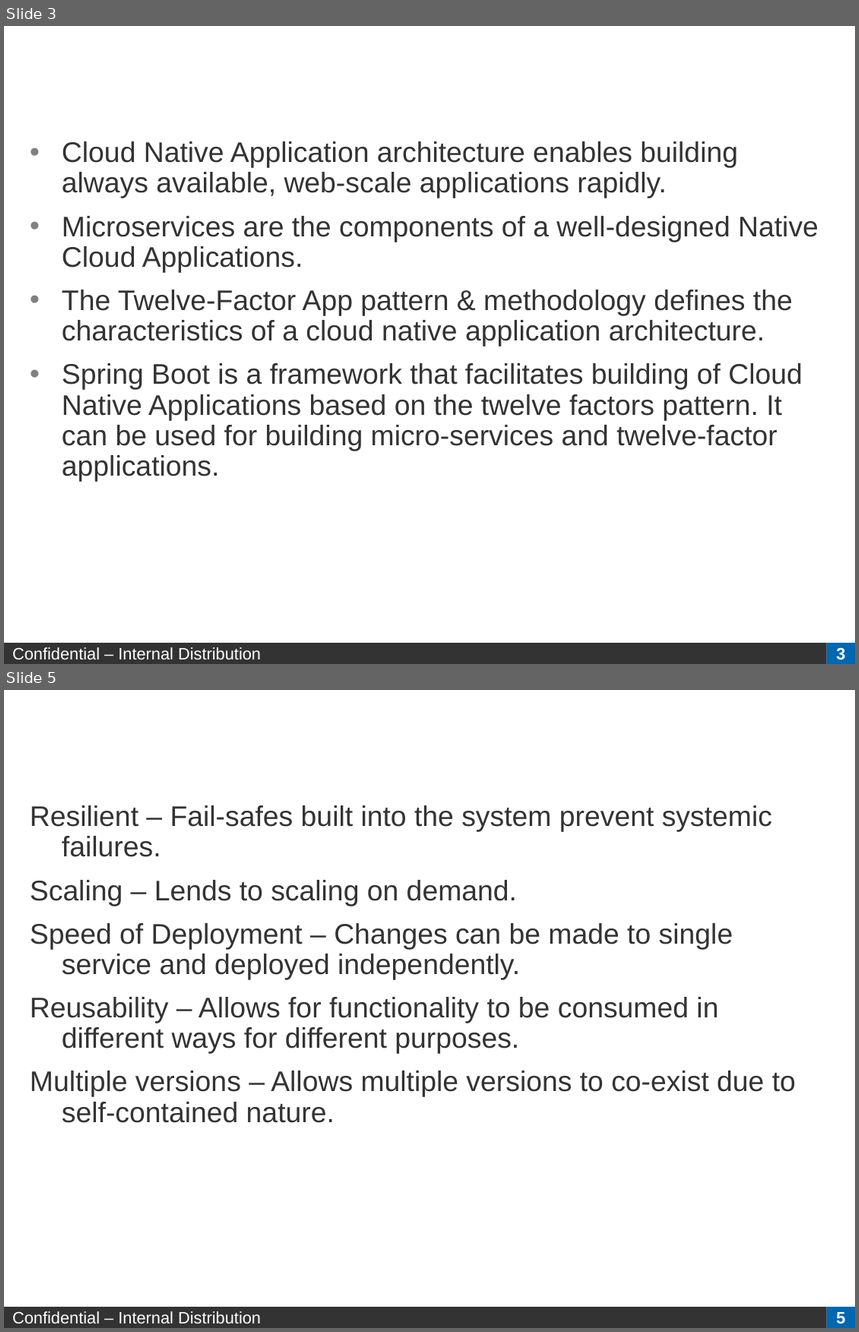
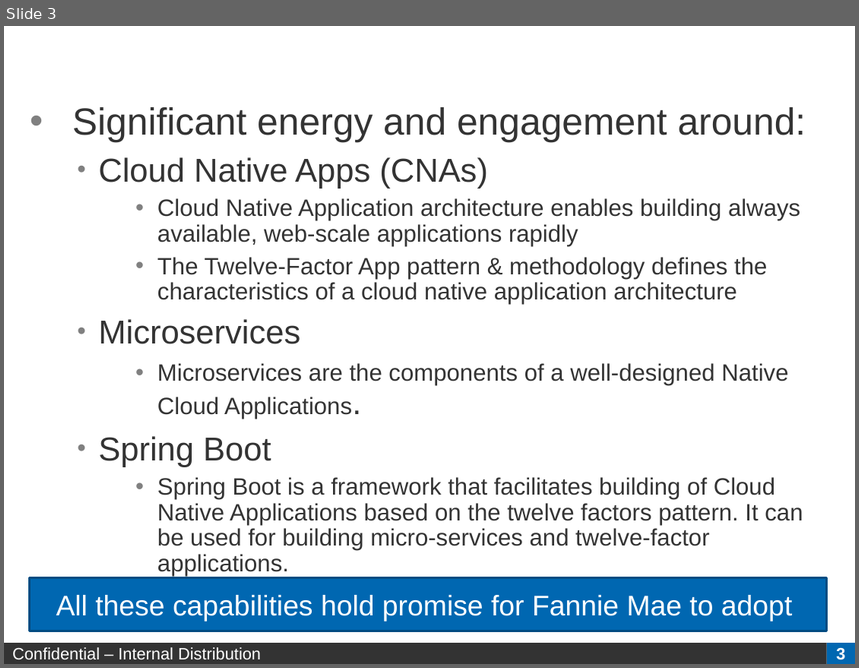
Before and after one commit to arpithparikh/ArchConf2015Collaboration, a slide deck: ArchConf2015-takeaways-v3.pptx. Shown one above the other, each under a label of ours: slides 3 and 5 before the commit, slide 3 after it; the slides between them are not shown. The pictures are 859x1332 and 859x668 pixels, drawn with LibreOffice and Linux fonts; fonts in the diff are those of the drawing; background and template pictures are left out. Boxes give left, top, right and bottom in pixels: in the first picture for what was removed or moved away, otherwise in the second. Text is boxed around its words. In the diff, an @@ line names an element or a change of style, - is before the commit and + after.

```diff
--- a/ArchConf2015-takeaways-v3.pptx
+++ b/ArchConf2015-takeaways-v3.pptx
@@ slide 5 removed at <box>4,690,855,1328</box>, background #FFFFFF; not listed: 2 template elements that a slide beside it also shows @@
@@ title removed at <box>258,692,855,739</box> @@
-Microservices Benefits
@@ text removed at <box>30,806,796,1123</box> @@
-Resilient – Fail-safes built into the system prevent systemic failures.
-Scaling – Lends to scaling on demand.
-Speed of Deployment – Changes can be made to single service and deployed independently.
-Reusability – Allows for functionality to be consumed in different ways for different purposes.
-Multiple versions – Allows multiple versions to co-exist due to self-contained nature.
@@ slide 3 changed as well @@
@@ text "Significant energy and engagement around:": place and size @@
-text "Significant energy and engagement around:" at <box>62,142,819,482</box>
+text "Significant energy and engagement around:" at <box>72,107,807,576</box>
@@ text at <box>72,107,807,344</box>: text changed; size 24 to 20 pt @@
-• Cloud Native Application architecture enables building always available, web-scale applications rapidly.
+• Significant energy and engagement around:
+    • Cloud Native Apps (CNAs)
+        • Cloud Native Application architecture enables building always available, web-scale applications rapidly
+        • The Twelve-Factor App pattern & methodology defines the characteristics of a cloud native application architecture
+    • Microservices
@@ text at <box>158,363,803,576</box>: size 24 to 20 pt in "Microservices are the components of a well-designed ...", "Spring Boot is a framework that facilitates ..."; size 24 to 28 pt in "Applications."; list level 1 to 5 in "Microservices are the components of ..."; list level 1 to 5 in "Spring Boot is a framework ..." @@
@@ text at <box>98,436,271,468</box>: text changed; size 24 to 28 pt @@
-• The Twelve-Factor App pattern & methodology defines the characteristics of a cloud native application architecture.
+    • Spring Boot
@@ rectangle added at <box>30,579,826,631</box>, fill #0067B1, outline #004C83 2 pt, 24 pt, text #FFFFFF @@
+All these capabilities hold promise for Fannie Mae to adopt
```
Also in this commit, not shown: 7 other slides changed, 1 slide added.
